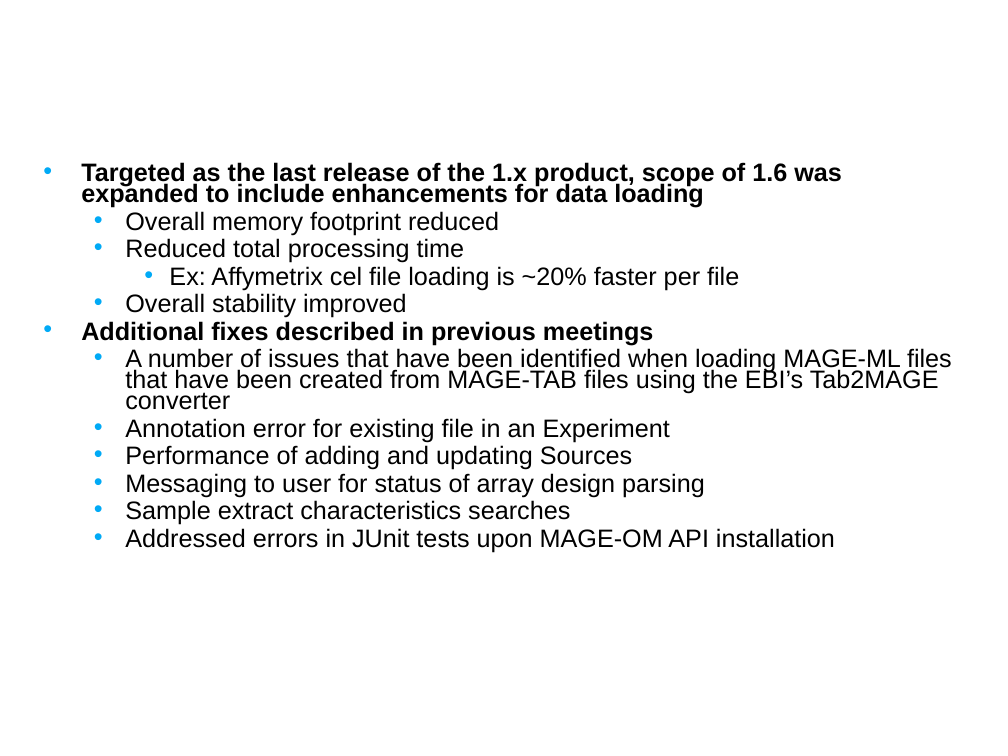
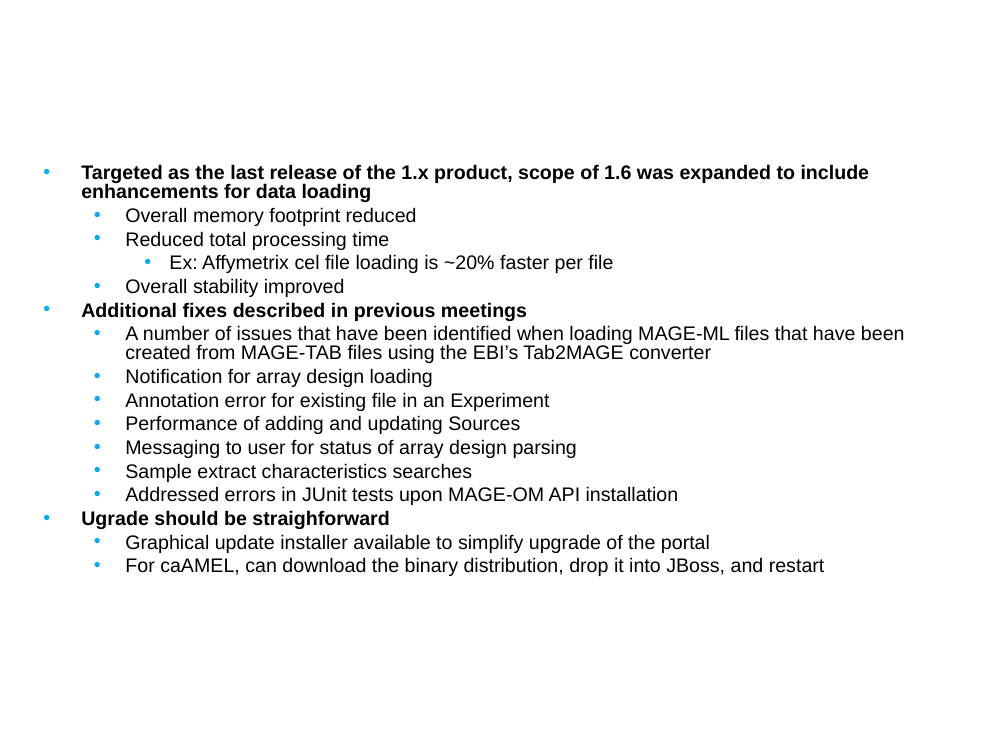
Before and after one commit to NCIP/caarray-docs, a slide deck: slide 3 of project_management/open_meetings/caArray User Community Meeting Nov28.ppt. Drawn at 1008x756 pixels with LibreOffice and Linux fonts; fonts in the diff are those of the drawing; background and template pictures are left out. Boxes give left, top, right and bottom in pixels: in the first picture for what was removed or moved away, otherwise in the second. Text is boxed around its words. In the diff, an @@ line names an element or a change of style, - is before the commit and + after.

```diff
--- a/project_management/open_meetings/caArray User Community Meeting Nov28.ppt
+++ b/project_management/open_meetings/caArray User Community Meeting Nov28.ppt
@@ text at (x1=81, y1=164, x2=905, y2=505): size 18 to 14 pt in "Targeted as the last release of the ...", "Overall memory footprint reduced", "Reduced total processing time", "Ex: Affymetrix cel file loading is ~20% ..." and 8 more places; line spacing 0.7 to 0.8; less space between paragraphs @@
@@ text at (x1=125, y1=368, x2=433, y2=387): paragraph added @@
+  • Notification for array design loading
@@ text at (x1=81, y1=510, x2=825, y2=576): paragraphs added @@
+• Ugrade should be straighforward
+  • Graphical update installer available to simplify upgrade of the portal
+  • For caAMEL, can download the binary distribution, drop it into JBoss, and restart
```
